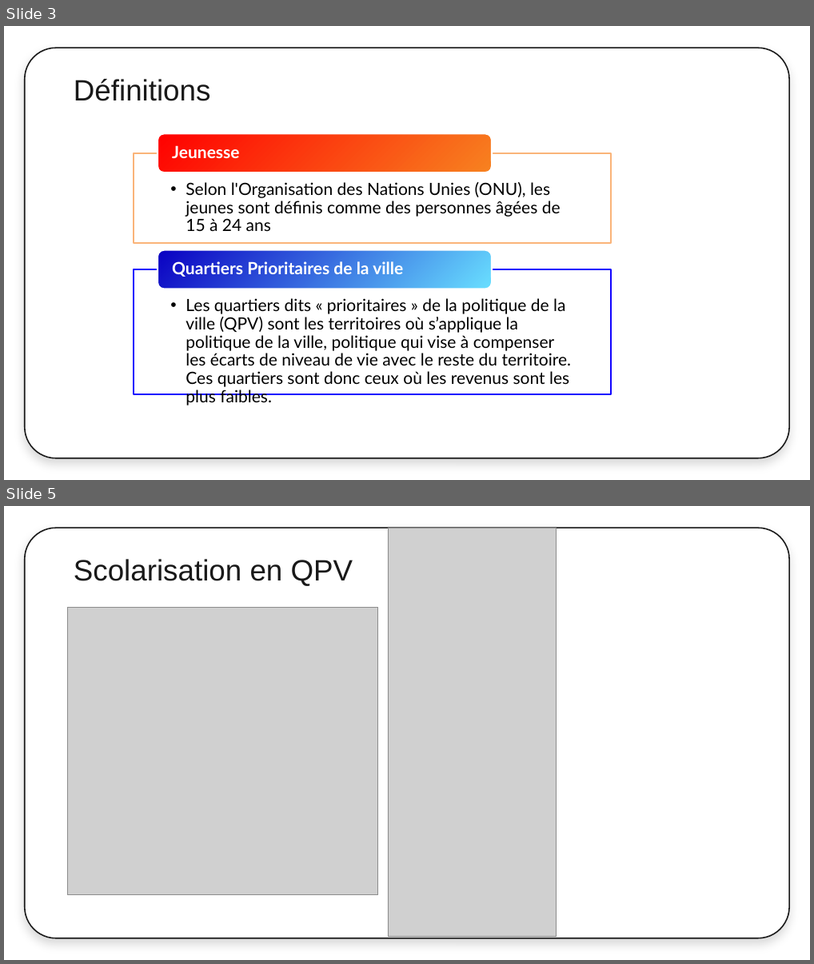
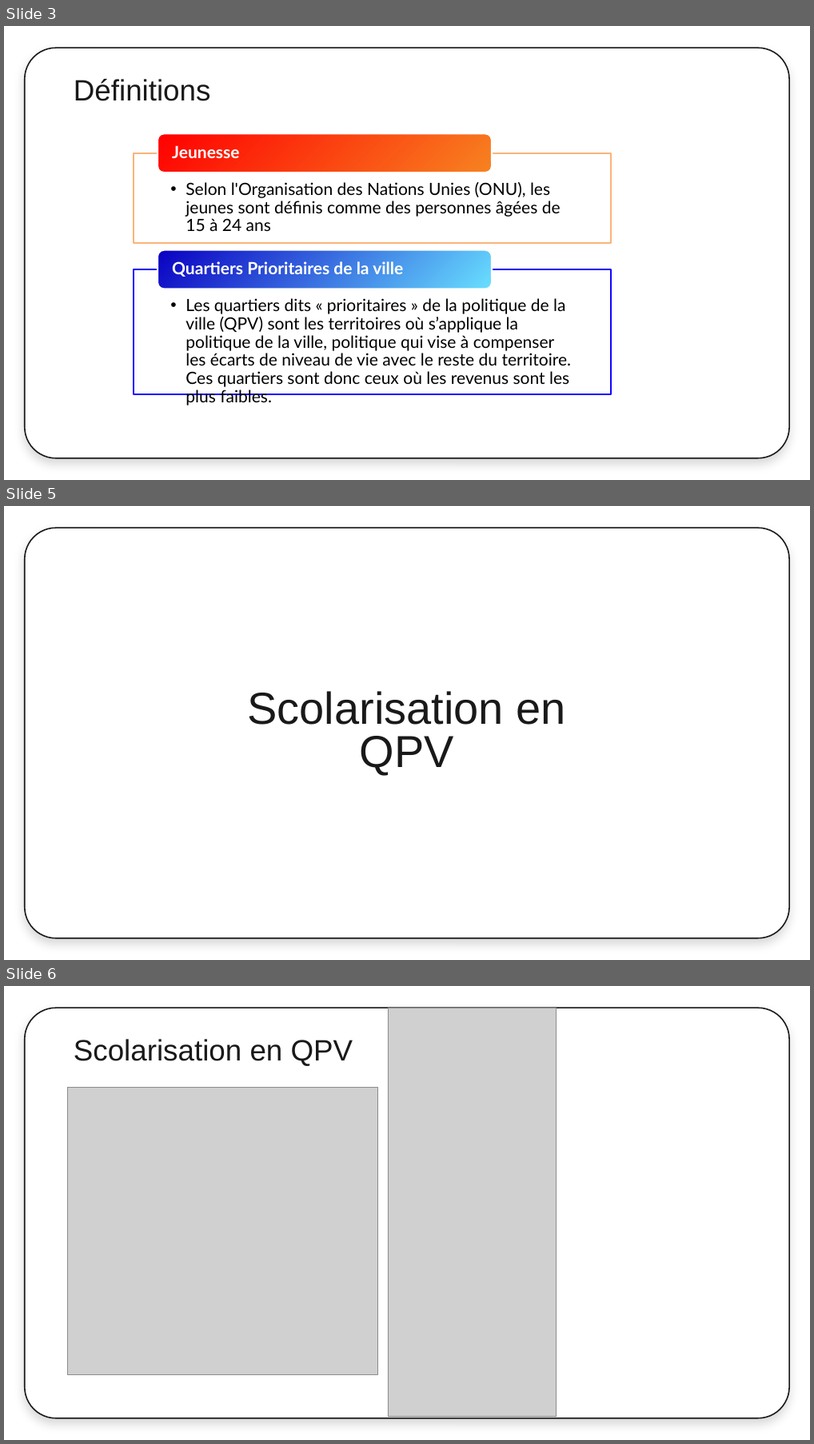
Before and after one commit to thibaud-ritzenthaler/diagnostic-de-territoire-M2, a slide deck: render/EurometropoleQPV.pptx. Shown one above the other, each under a label of ours: slides 3 and 5 before the commit, slides 3, 5 and 6 after it; the slides between them are not shown. The pictures are 814x964 and 814x1444 pixels, drawn with LibreOffice and Linux fonts; fonts in the diff are those of the drawing; grey boxes stand for pictures; background and template pictures are left out. Boxes give left, top, right and bottom in pixels: in the first picture for what was removed or moved away, otherwise in the second. Text is boxed around its words. In the diff, an @@ line names an element or a change of style, - is before the commit and + after.

```diff
--- a/render/EurometropoleQPV.pptx
+++ b/render/EurometropoleQPV.pptx
@@ slide 5 added at (4, 506, 810, 960), background #FFFFFF; not listed: 1 template element that a slide beside it also shows @@
@@ title added at (248, 691, 566, 775), 53.3 pt, text #191919 @@
+Scolarisation en QPV
@@ what was slide 5 is now slide 6 @@
```
Also in this commit, not shown: 2 slides changed, 2 other slides added, 10 other files.
